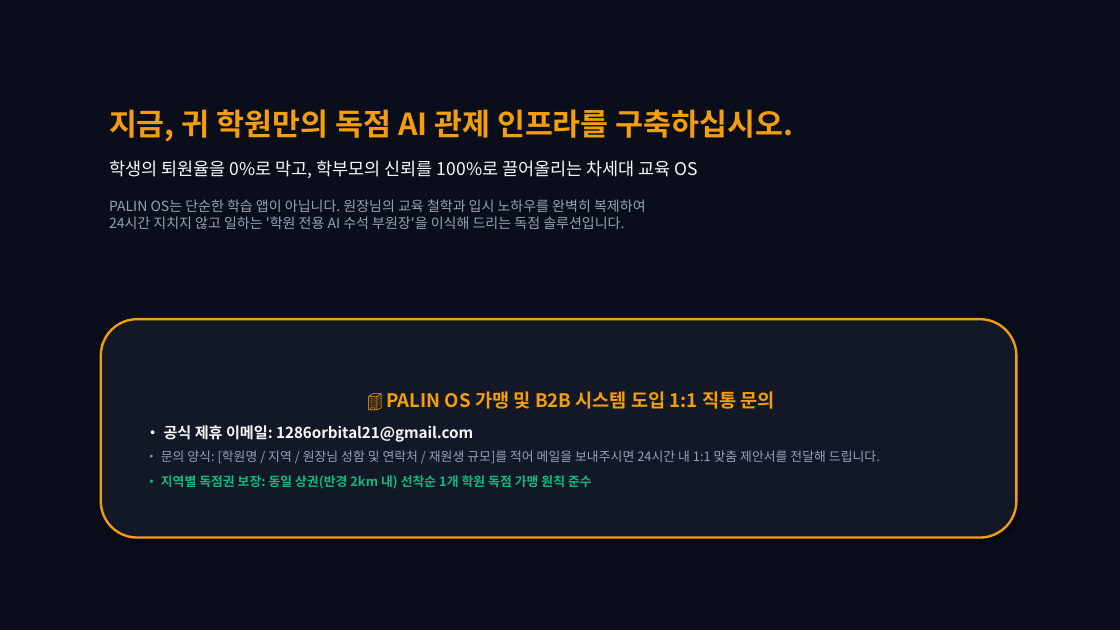
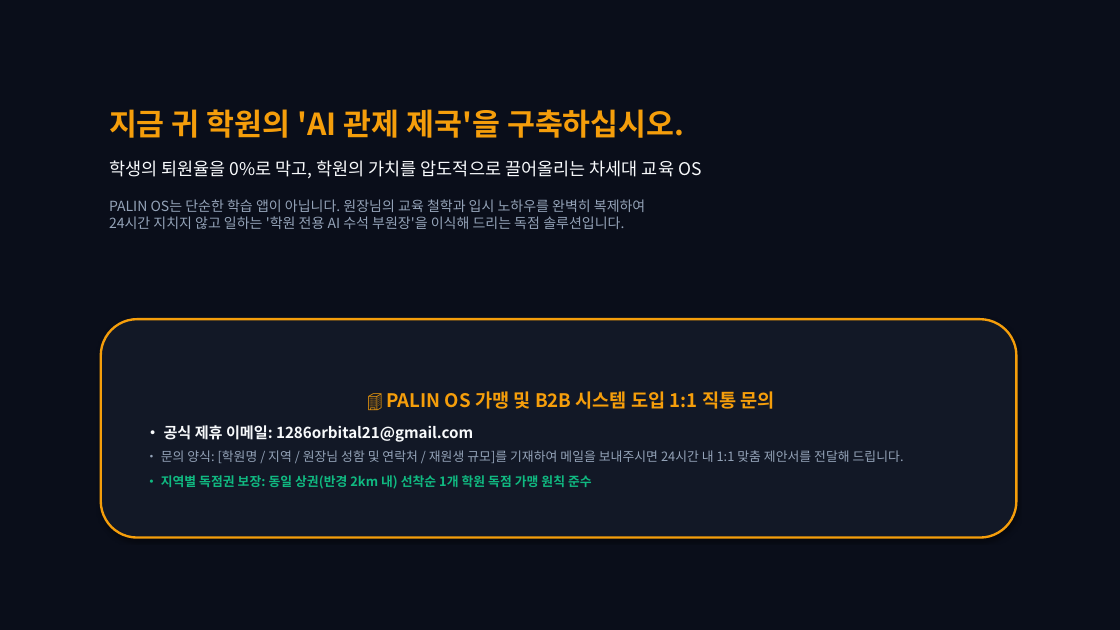
Before and after one commit to cheol-hun-kim/PALIN, a slide deck: slide 16 of PALIN_OS_B2B_Director_Proposal.pptx (slide 18 before the commit). Drawn at 1120x630 pixels with LibreOffice and Linux fonts; fonts in the diff are those of the drawing. Boxes give left, top, right and bottom in pixels: in the first picture for what was removed or moved away, otherwise in the second. Text is boxed around its words. In the diff, an @@ line names an element or a change of style, - is before the commit and + after.

```diff
--- a/PALIN_OS_B2B_Director_Proposal.pptx
+++ b/PALIN_OS_B2B_Director_Proposal.pptx
@@ text at (x1=109, y1=109, x2=701, y2=178): text changed @@
-지금, 귀 학원만의 독점 AI 관제 인프라를 구축하십시오.
-학생의 퇴원율을 0%로 막고, 학부모의 신뢰를 100%로 끌어올리는 차세대 교육 OS
+지금 귀 학원의 'AI 관제 제국'을 구축하십시오.
+학생의 퇴원율을 0%로 막고, 학원의 가치를 압도적으로 끌어올리는 차세대 교육 OS
@@ text in rounded rectangle at (x1=161, y1=450, x2=904, y2=463): text changed @@
-• 문의 양식: [학원명 / 지역 / 원장님 성함 및 연락처 / 재원생 규모]를 적어 메일을 보내주시면 24시간 내 1:1 맞춤 제안서를 전달해 드립니다.
+• 문의 양식: [학원명 / 지역 / 원장님 성함 및 연락처 / 재원생 규모]를 기재하여 메일을 보내주시면 24시간 내 1:1 맞춤 제안서를 전달해 드립니다.
```
Also in this commit, not shown: 11 other slides changed, 4 slides added, 6 slides removed, 4 other files.
